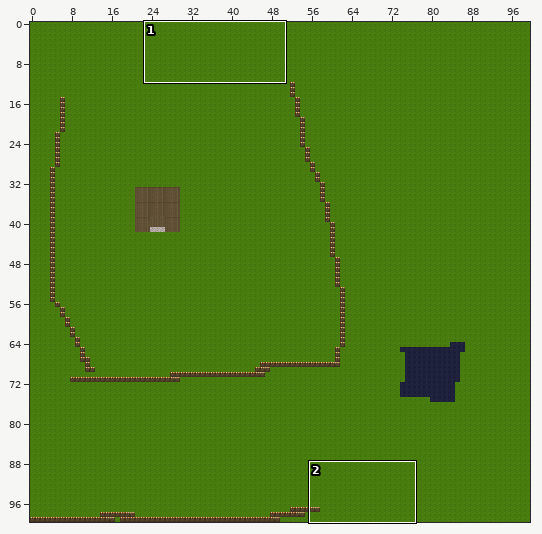
Level history. Tiled map: God of Fire/resources/Map.tmx. The picture above shows the old version from afar; the outline marks the close-up.
Close-up. Before:
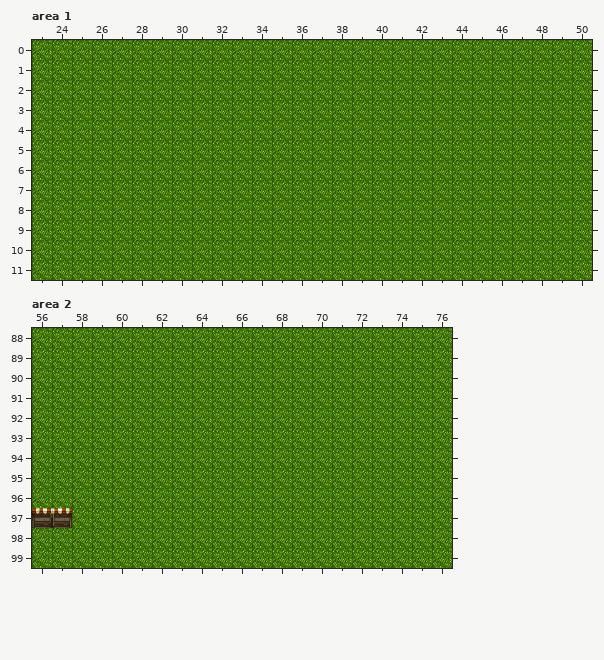
Cells are 32x32 px. Shown: area 1 x 23..50, y 0..11; area 2 x 56..76, y 88..99. The commit also changed other parts of the map, which this record leaves out.
After:
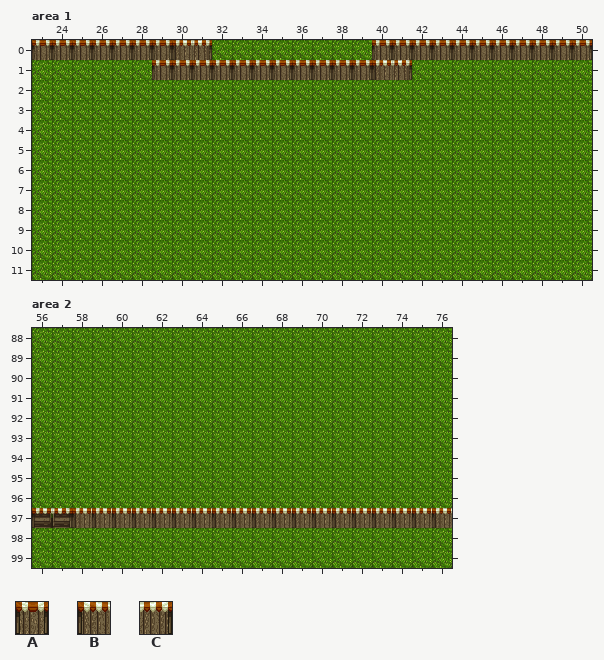
Key: from "PathAndObjects": A 237, B 238, C 239.
_ is an empty cell.
From old to new:
Layer "Walls", area 1:
y 0: x 23..31 _________ -> AAAAAAABC; x 40..50 ___________ -> AAAAAAAAAAA
y 1: x 29..41 _____________ -> AAAAAAAAAAABC
Layer "Walls", area 2:
y 97: x 58..76 ___________________ -> BBBBBBBBBBBBBBBBBBB
Boxes around the changes in both close-ups, in picture pixels (x1, y1, x2, y2):
added: (32, 40, 592, 80)
added: (72, 508, 452, 528)
